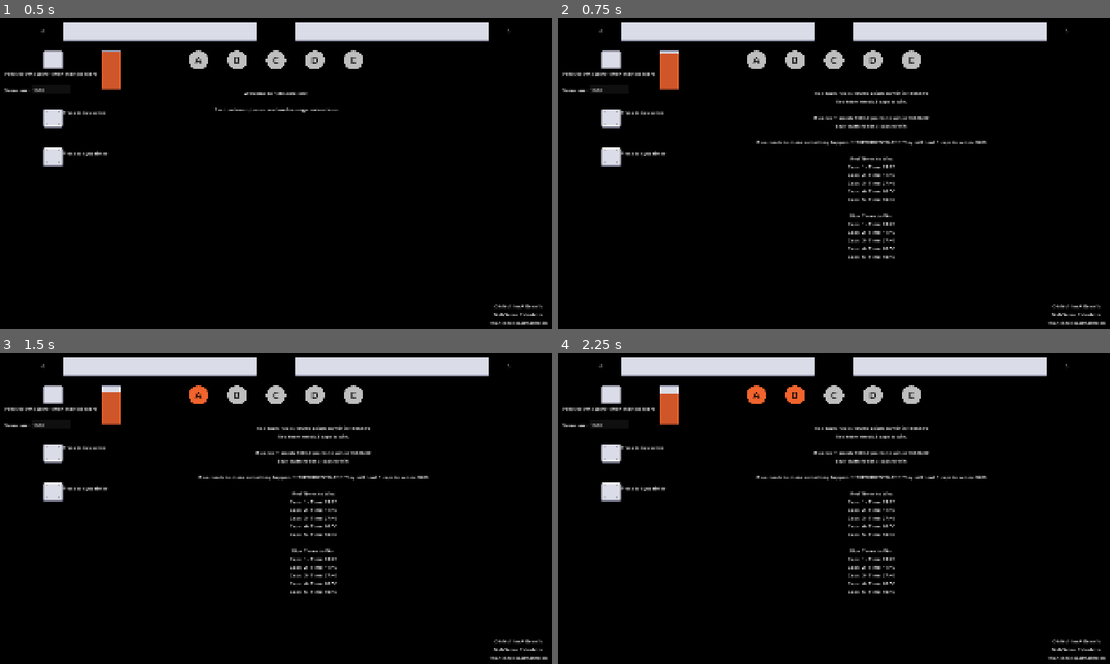
Above: before the commit, frames 1-4 (two rows, left to right).
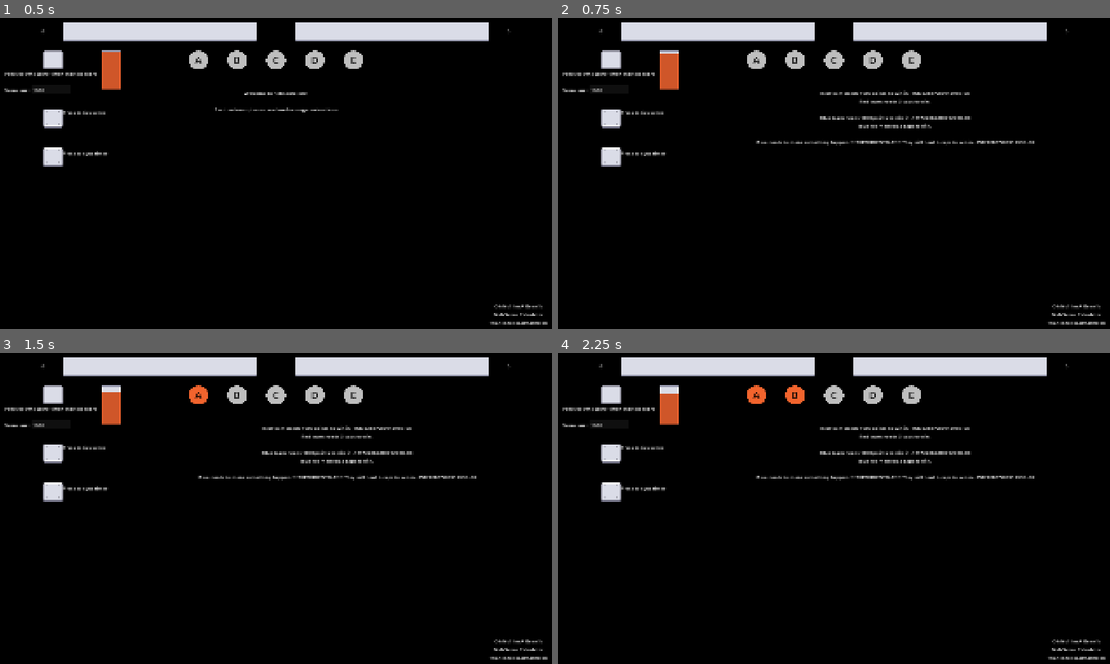
Above: after the commit, the same moments.

Repository: matthew-cavener/neb-control-score-calculator
Game: Godot game, scene res://scenes/main.tscn
The game is run twice, just before and just after one commit, with the same random seed, the same clock (stepped at 60 frames per second) and the same inputs.
Inputs (mouse positions are in pixels of both pictures, inside the frame that each line leads up to):
- Up to frame 1 (0.5 s): no input
- Up to frame 2 (0.75 s): click (613, 117) at 0.5 s
- Up to frame 3 (1.5 s): click "A" at 1.25 s
- Up to frame 4 (2.25 s): click "B" at 2 s

Frame 1 is identical in both runs. In frame 2, 1.6% of the frame differs, in the area x 46-87%, y 23-78%; in frame 3, 1.6%; in frame 4, 1.6%.

Commit message:
time until extra cap needed calculation fix

Diff:
--- a/godot/scenes/main.gd
+++ b/godot/scenes/main.gd
@@ -5,14 +5,9 @@
 var loser_caps_needed: int = 0
 var time_to_red_victory: float = 999999
 var time_to_blue_victory: float = 999999
-var red_times_to_win: Dictionary = {}
-var blue_times_to_win: Dictionary = {}
 var red_time_to_win: float = 0
 var blue_time_to_win: float = 0
-var red_caps_needed: int = 0
-var blue_caps_needed: int = 0
 var approx_time_to_extra_cap_needed: String = ""
-
 
 @onready var points_to_red_victory = $ScoreLimit.text
 @onready var points_to_blue_victory = $ScoreLimit.text
@@ -25,39 +20,29 @@
 
 
 func calculate_score() -> void:
-    var score_limit = float($ScoreLimit.text)
+    var score_limit = int($ScoreLimit.text)
     var red_caps = get_tree().get_nodes_in_group("red_point")
     var blue_caps = get_tree().get_nodes_in_group("blue_point")
     var neutral_caps = get_tree().get_nodes_in_group("neutral_point")
     var red_score = int($RedTeamScore.text)
     var blue_score = int($BlueTeamScore.text)
+
     red_score += Constants.SCORE_PER_CAP_POINT * red_caps.size()
     blue_score += Constants.SCORE_PER_CAP_POINT * blue_caps.size()
 
     $RedTeamScore.text = str(red_score)
-    $ProgressBarRed.texture_bar_fill_fraction = red_score / score_limit
-
+    $ProgressBarRed.texture_bar_fill_fraction = red_score / float(score_limit)
     $BlueTeamScore.text = str(blue_score)
-    $ProgressBarBlue.texture_bar_fill_fraction = blue_score / score_limit
+    $ProgressBarBlue.texture_bar_fill_fraction = blue_score / float(score_limit)
 
     points_to_red_victory = score_limit - red_score
     points_to_blue_victory = score_limit - blue_score
+    time_to_red_victory = calculate_time_to_win(int(points_to_red_victory), red_caps.size())
+    time_to_blue_victory = calculate_time_to_win(int(points_to_blue_victory), blue_caps.size())
 
-    for number_of_caps in range(1, Constants.CAPTURE_POINTS + 1):
-        red_time_to_win = calculate_time_to_win(points_to_red_victory, number_of_caps)
-        blue_time_to_win = calculate_time_to_win(points_to_blue_victory, number_of_caps)
-        red_times_to_win[number_of_caps] = (red_time_to_win)
-        blue_times_to_win[number_of_caps] = (blue_time_to_win)
-
-    if red_caps.size() > 0:
-        time_to_red_victory = red_times_to_win[red_caps.size()]
-    else:
-        time_to_red_victory = 999999
-
-    if blue_caps.size() > 0:
-        time_to_blue_victory = blue_times_to_win[blue_caps.size()]
-    else:
-        time_to_blue_victory = 999999
+    var caps_needed = calculate_caps_needed_to_win(red_score, blue_score)
+    var red_caps_needed = caps_needed["red_caps_needed"]
+    var blue_caps_needed = caps_needed["blue_caps_needed"]
 
     if time_to_red_victory > time_to_blue_victory:
         projected_loser = "Red"
@@ -66,21 +51,15 @@
         projected_loser = "Blue"
         loser_caps_needed = blue_caps_needed
 
-    for key in red_times_to_win.keys():
-        if blue_times_to_win.has(Constants.CAPTURE_POINTS - key) and red_times_to_win[key] < blue_times_to_win[Constants.CAPTURE_POINTS - key]:
-            red_caps_needed = key
-            break
-    for key in blue_times_to_win.keys():
-        if red_times_to_win.has(Constants.CAPTURE_POINTS - key) and blue_times_to_win[key] < red_times_to_win[Constants.CAPTURE_POINTS - key]:
-            blue_caps_needed = key
-            break
-
-    approx_time_to_extra_cap_needed = convert_seconds_to_minutes_seconds(calculate_time_before_extra_cap_needed(projected_loser, red_times_to_win, blue_times_to_win, red_caps_needed, blue_caps_needed, red_caps.size(), blue_caps.size()))
-
-    for key in red_times_to_win.keys():
-        red_times_to_win[key] = convert_seconds_to_minutes_seconds(int(red_times_to_win[key]))
-    for key in blue_times_to_win.keys():
-        blue_times_to_win[key] = convert_seconds_to_minutes_seconds(int(blue_times_to_win[key]))
+    approx_time_to_extra_cap_needed = convert_seconds_to_minutes_seconds(int(calculate_time_until_extra_cap_needed(
+        projected_loser,
+        red_score,
+        blue_score,
+        red_caps.size(),
+        blue_caps.size(),
+        red_caps_needed,
+        blue_caps_needed
+    )))
 
     var red_team_victory_conditions = "Red team needs " + str(points_to_red_victory) + " points to win in " + convert_seconds_to_minutes_seconds(int(time_to_red_victory))
     var blue_team_victory_conditions = "Blue team needs " + str(points_to_blue_victory) + " points to win in " + convert_seconds_to_minutes_seconds(int(time_to_blue_victory))
@@ -88,42 +67,80 @@
     red_team_victory_conditions += "\nRed team needs " + str(red_caps_needed) + " caps to win.\n"
     blue_team_victory_conditions += "\nBlue team needs " + str(blue_caps_needed) + " caps to win.\n"
 
-    var red_times_to_win_formatted = format_times_to_win(red_times_to_win)
-    var blue_times_to_win_formatted = format_times_to_win(blue_times_to_win)
-
     $VictoryConditionsLabel.text = (
         red_team_victory_conditions +
         "\n" +
         blue_team_victory_conditions +
         "\n" +
-        projected_loser + " needs to make something happen. **EXPERIMENTAL!!!** They will need " + str(loser_caps_needed + 1) + " caps to win in " + approx_time_to_extra_cap_needed +
-        "\n\nRed Times to Win:\n" + red_times_to_win_formatted +
-        "\nBlue Times to Win:\n" + blue_times_to_win_formatted
+        projected_loser + " needs to make something happen. **EXPERIMENTAL!!!** They will need " + str(loser_caps_needed + 1) + " caps to win in " + approx_time_to_extra_cap_needed
     )
 
 
 func calculate_time_to_win(points_to_victory: int, caps: int) -> float:
     return (points_to_victory * Constants.SCORE_TIMER_INTERVAL) / (caps * Constants.SCORE_PER_CAP_POINT)
 
-# https://discord.com/channels/1091469366371029025/1091469367323152386/1353191485893246976
-# anyways can't you just solve 3(1000-x-x't)=2(1000-y-y't) for t, where x is the current points of the losing team, x' is the rate of points increase for the losing team, y/y' are the same for the winning team, and t represents time?
-# 1000-x-x't calculates the remaining score that team x needs to win at time t, and you need a 4:1 lead to win once the ratio of your remaining score to the enemy's remaining score becomes greater than 3:2
-# you also have to offset t by a minute since capturing an objective is not instantaneous, but im sure you can figure that part out
-# -- Lobster
 
-func calculate_time_before_extra_cap_needed(
+func calculate_caps_needed_to_win(red_score: int, blue_score: int) -> Dictionary:
+    var score_limit = 1000
+    var total_capture_points = Constants.CAPTURE_POINTS
+
+    var red_caps_needed = total_capture_points
+    var blue_caps_needed = total_capture_points
+
+    for caps in range(1, total_capture_points + 1):
+        var red_numerator = (score_limit - red_score) * total_capture_points
+        var red_denominator = (score_limit - red_score) + (score_limit - blue_score)
+        var red_required_caps = red_numerator / red_denominator if red_denominator != 0 else 0
+        if caps > red_required_caps:
+            red_caps_needed = caps
+            break
+
+    for caps in range(1, total_capture_points + 1):
+        var blue_numerator = (score_limit - blue_score) * total_capture_points
+        var blue_denominator = (score_limit - blue_score) + (score_limit - red_score)
+        var blue_required_caps = blue_numerator / blue_denominator if blue_denominator != 0 else 0
+        if caps > blue_required_caps:
+            blue_caps_needed = caps
+            break
+
+    return {
+        "red_caps_needed": red_caps_needed,
+        "blue_caps_needed": blue_caps_needed
+    }
+
+
+func calculate_time_until_extra_cap_needed(
     projected_loser: String,
-    red_times_to_win: Dictionary,
-    blue_times_to_win: Dictionary,
-    red_caps_needed: int,
-    blue_caps_needed: int,
-    red_caps_size: int,
-    blue_caps_size: int
+    red_score: int,
+    blue_score: int,
+    red_caps: int,
+    blue_caps: int,
+    current_red_caps_needed: int,
+    current_blue_caps_needed: int
     ) -> float:
+    """
+    https://discord.com/channels/1091469366371029025/1091469367323152386/1353191485893246976
+    anyways can't you just solve 3(1000-x-x't)=2(1000-y-y't) for t, where x is the current points of the losing team, x' is the rate of points increase for the losing team, y/y' are the same for the winning team, and t represents time?
+    1000-x-x't calculates the remaining score that team x needs to win at time t, and you need a 4:1 lead to win once the ratio of your remaining score to the enemy's remaining score becomes greater than 3:2
+    you also have to offset t by a minute since capturing an objective is not instantaneous, but im sure you can figure that part out
+    -- Lobster
+    special case for time until losing team needs 4 caps to win
+    (1000 - 4 * red_score + 1 * blue_score) / (4 * red_points_rate - 1 * blue_points_rate)
+    """
+    var total_capture_points = Constants.CAPTURE_POINTS
+    var red_points_rate = Constants.SCORE_PER_CAP_POINT * red_caps / Constants.SCORE_TIMER_INTERVAL
+    var blue_points_rate = Constants.SCORE_PER_CAP_POINT * blue_caps / Constants.SCORE_TIMER_INTERVAL
     if projected_loser == "Red":
-        return (blue_times_to_win[Constants.CAPTURE_POINTS - red_caps_needed] - red_times_to_win[red_caps_needed]) / ((Constants.SCORE_PER_CAP_POINT * 0.8) / red_caps_size)
+        var numerator = (1000 - (current_red_caps_needed + 1) * red_score + (total_capture_points - (current_red_caps_needed + 1)) * blue_score)
+        var denominator = (current_red_caps_needed + 1) * red_points_rate - (total_capture_points - (current_red_caps_needed + 1)) * blue_points_rate
+        print("numerator: ", numerator, " denominator: ", denominator)
+        print("result: ", numerator / denominator if denominator != 0 else 420)
+        print("red_points_rate: ", red_points_rate, " blue_points_rate: ", blue_points_rate)
+        return numerator / denominator if denominator != 0 else 0
     else:
-        return (red_times_to_win[Constants.CAPTURE_POINTS - blue_caps_needed] - blue_times_to_win[blue_caps_needed]) / ((Constants.SCORE_PER_CAP_POINT * 0.8) / blue_caps_size)
+        var numerator = (1000 - (current_blue_caps_needed + 1) * blue_score + (total_capture_points - current_blue_caps_needed + 1) * red_score)
+        var denominator = (current_blue_caps_needed + 1) * blue_points_rate - (total_capture_points - current_blue_caps_needed + 1) * red_points_rate
+        return numerator / denominator
 
 
 func convert_seconds_to_minutes_seconds(seconds: int) -> String:
